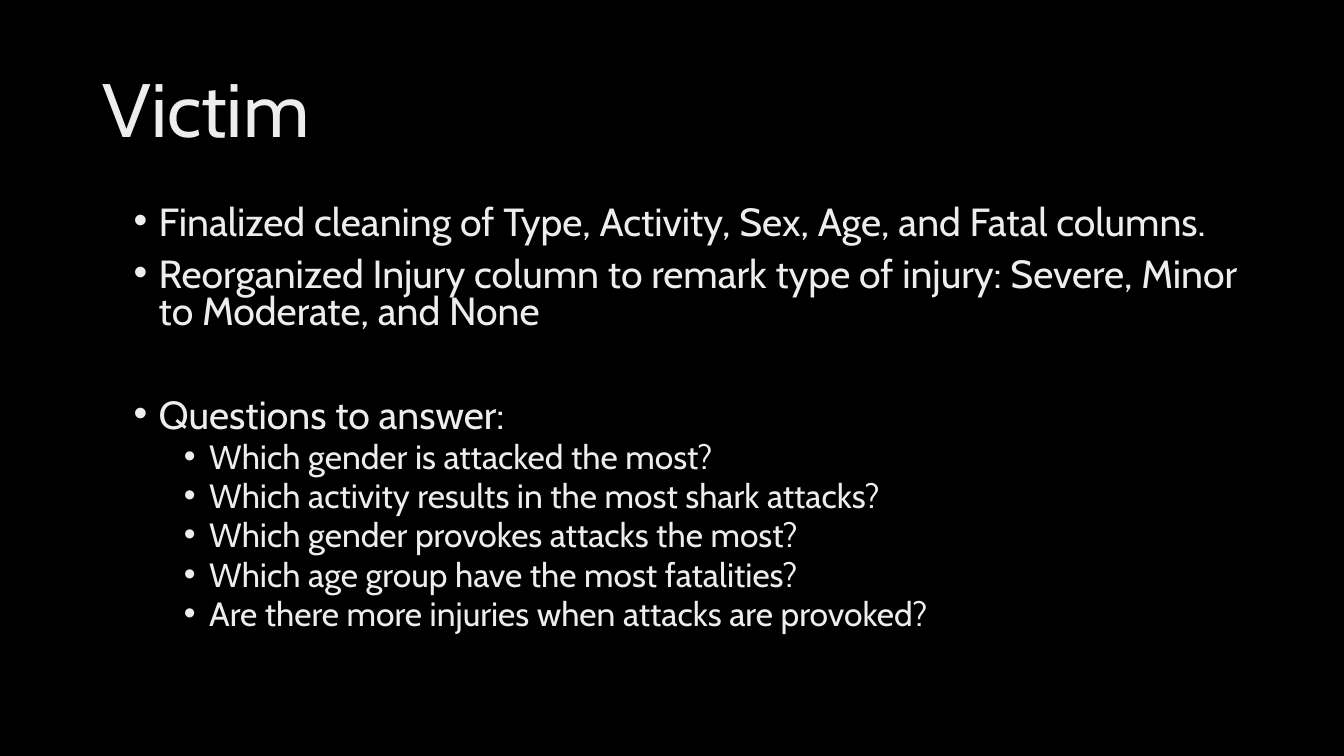
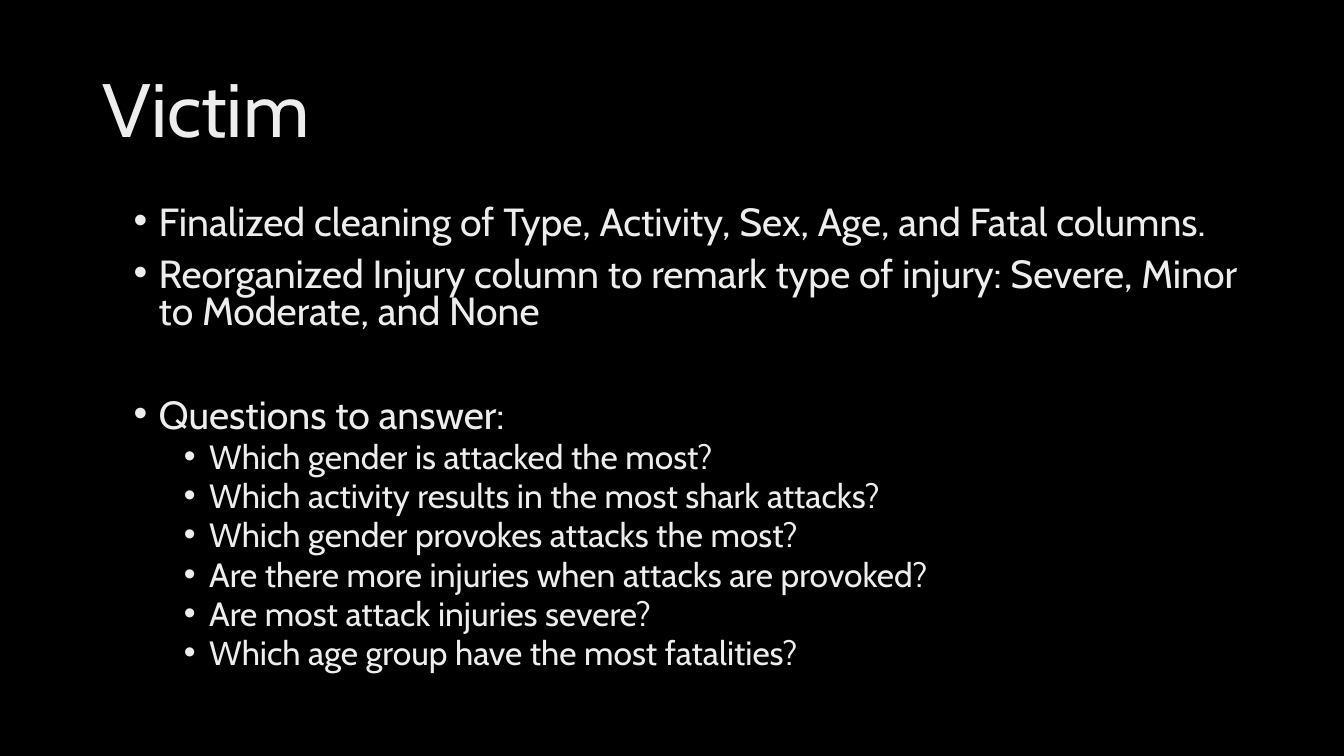
Before and after one commit to staceyj118/Shark-Attacks, a slide deck: slide 7 of Presentation.pptx. Drawn at 1344x756 pixels with LibreOffice and Linux fonts; fonts in the diff are those of the drawing; background and template pictures are left out. Boxes give left, top, right and bottom in pixels: in the first picture for what was removed or moved away, otherwise in the second. Text is boxed around its words. In the diff, an @@ line names an element or a change of style, - is before the commit and + after.

```diff
--- a/Presentation.pptx
+++ b/Presentation.pptx
@@ text at (209, 561, 928, 634): paragraphs added @@
+  • Are there more injuries when attacks are provoked?
+  • Are most attack injuries severe?
@@ text at (209, 600, 928, 634): paragraph removed @@
-  • Are there more injuries when attacks are provoked?
```
Also in this commit, not shown: 3 other slides changed, 3 slides added, 5 other files.
